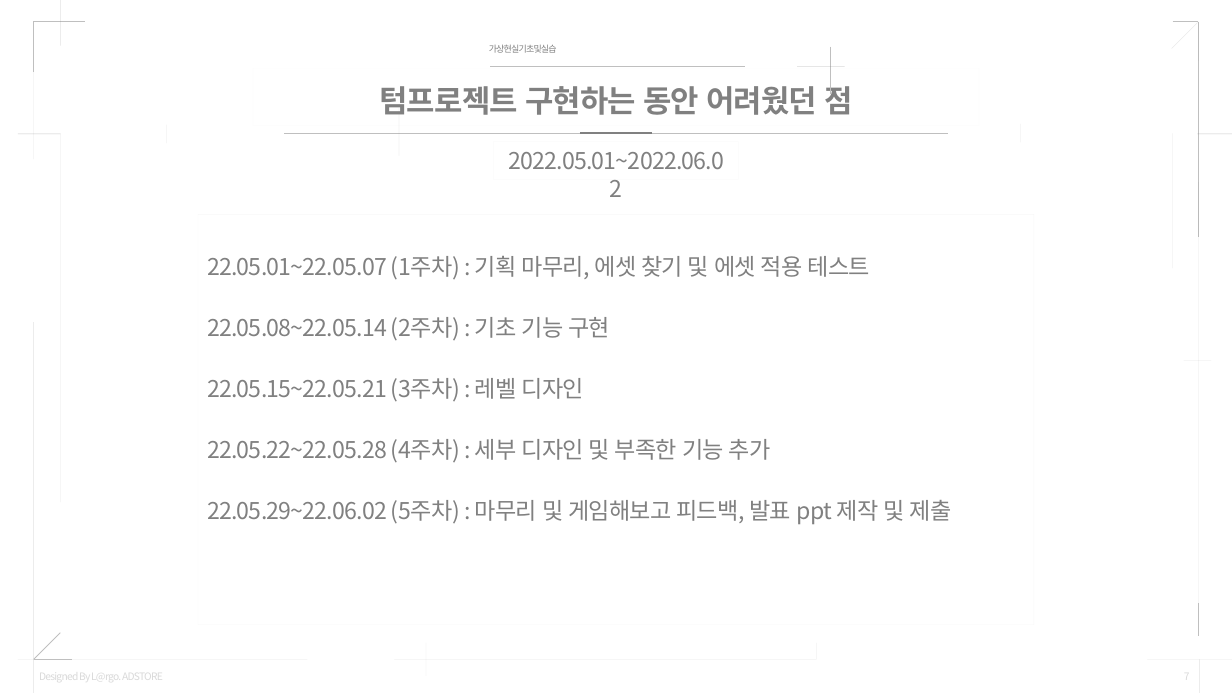
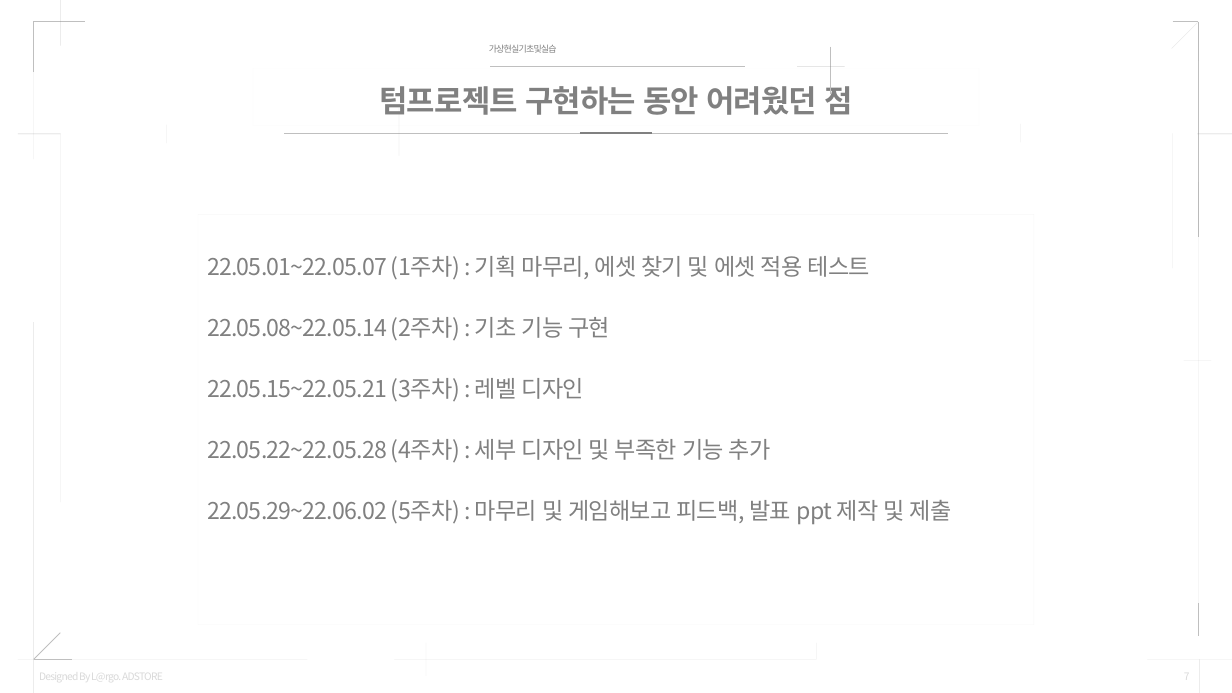
Before and after one commit to Mellow1213/VRProject_2022_1, a slide deck: slide 7 of 텀프로젝트_결과발표_20205220이바다20205262최예찬.pptx. Drawn at 1232x693 pixels with LibreOffice and Linux fonts; fonts in the diff are those of the drawing. Boxes give left, top, right and bottom in pixels: in the first picture for what was removed or moved away, otherwise in the second. Text is boxed around its words. In the diff, an @@ line names an element or a change of style, - is before the commit and + after.

```diff
--- a/텀프로젝트_결과발표_20205220이바다20205262최예찬.pptx
+++ b/텀프로젝트_결과발표_20205220이바다20205262최예찬.pptx
@@ rectangle removed at [494, 141, 739, 179] @@
-2022.05.01~2022.06.02
```
Also in this commit, not shown: 3 other slides changed, 5 other files.
